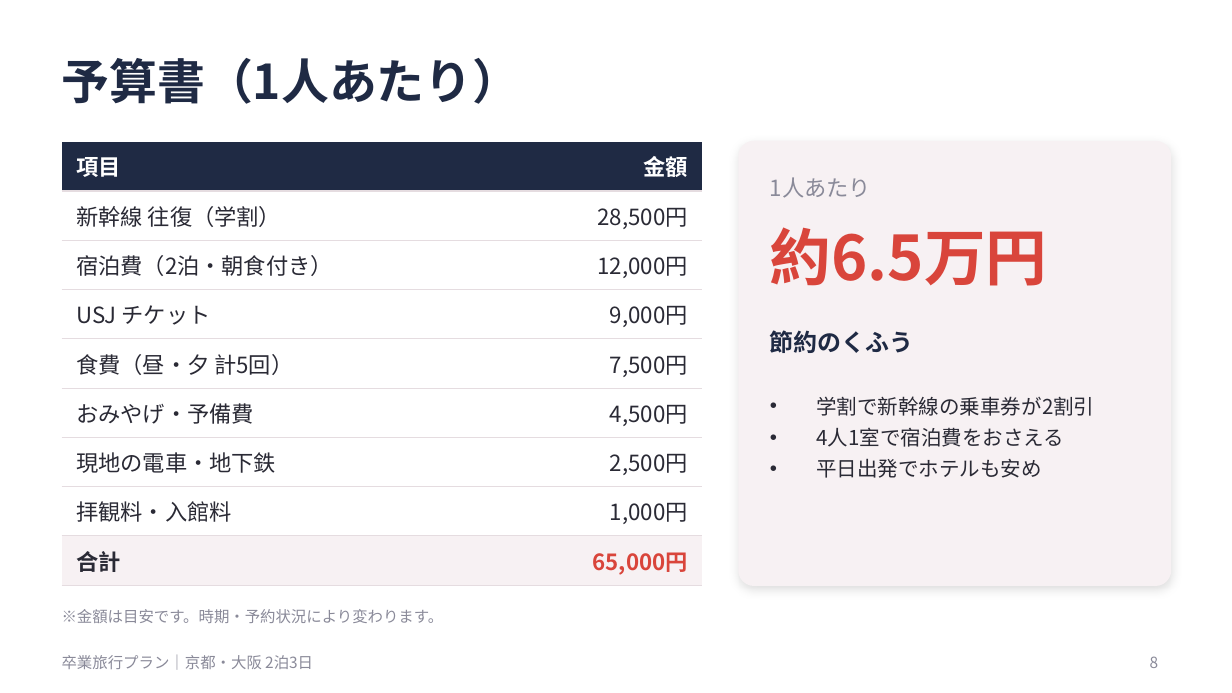
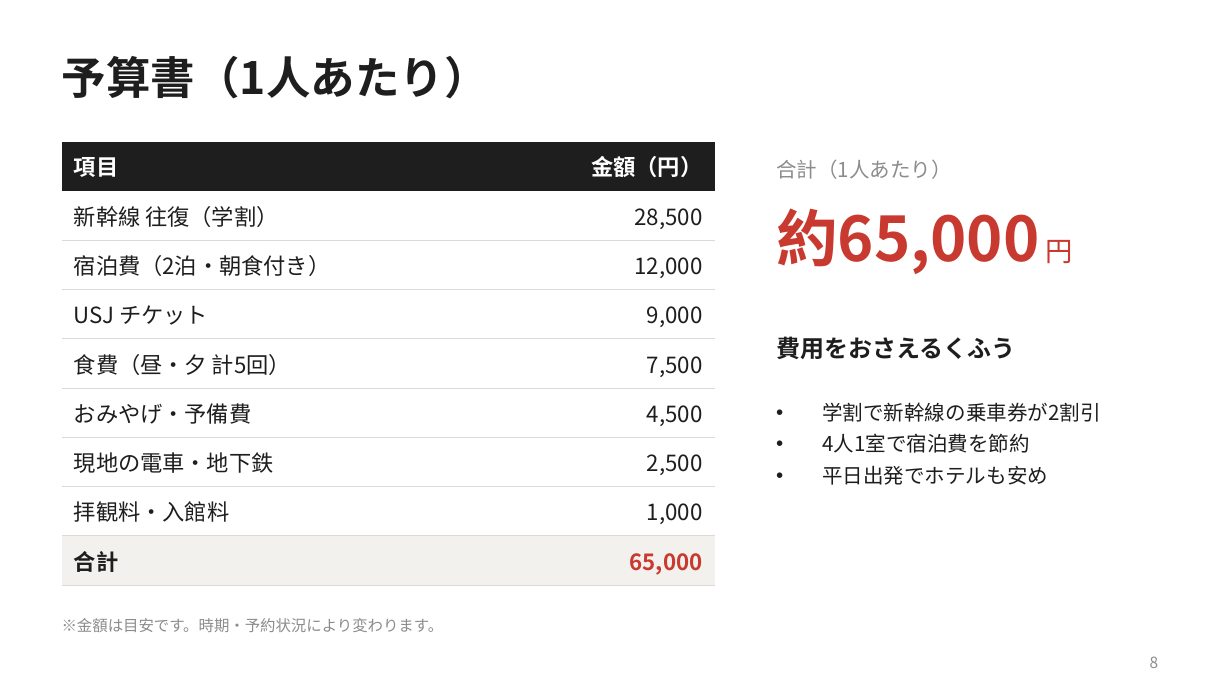
Before and after one commit to devnull0316/devnull-studio, a slide deck: slide 8 of 卒業旅行課題/卒業旅行プラン.pptx. Drawn at 1232x693 pixels with LibreOffice and Linux fonts; fonts in the diff are those of the drawing. Boxes give left, top, right and bottom in pixels: in the first picture for what was removed or moved away, otherwise in the second. Text is boxed around its words. In the diff, an @@ line names an element or a change of style, - is before the commit and + after.

```diff
--- a/卒業旅行課題/卒業旅行プラン.pptx
+++ b/卒業旅行課題/卒業旅行プラン.pptx
@@ title "予算書（1人あたり）" at [62,56,489,99]: size 28 to 26 pt, text colour #1F2A44 to #1E1E1E @@
@@ table at [62,142,715,579] @@
-row 1, column 2: 金額
+row 1, column 2: 金額（円）
-row 2, column 2: 28,500円
+row 2, column 2: 28,500
-row 3, column 2: 12,000円
+row 3, column 2: 12,000
-row 4, column 2: 9,000円
+row 4, column 2: 9,000
-row 5, column 2: 7,500円
+row 5, column 2: 7,500
-row 6, column 2: 4,500円
+row 6, column 2: 4,500
-row 7, column 2: 2,500円
+row 7, column 2: 2,500
-row 8, column 2: 1,000円
+row 8, column 2: 1,000
-row 9, column 2: 65,000円
+row 9, column 2: 65,000
@@ fill #1F2A44 to #1E1E1E in row 1 @@
@@ fill #FFFFFF to none in 14 cells @@
@@ fill #F7F1F3 to #F3F1EE in row 9 @@
@@ text colour #2A2A35 to #1E1E1E in "新幹線 往復（学割）", "宿泊費（2泊・朝食付き）", "USJ チケット", "食費（昼・夕 計5回）" and 4 more places @@
@@ borders changed @@
@@ table: place and size @@
-table at [62,142,702,579]
+table at [62,142,715,579]
@@ rounded rectangle removed at [739,142,1170,585] @@
@@ text at [776,159,952,179]: text changed; size 13 to 12 pt; text colour #8A8A99 to #8C8C8C @@
-1人あたり
+合計（1人あたり）
@@ text at [776,208,1073,274]: text changed; text colour #D9453B to #C8392F @@
-約6.5万円
+約65,000 円
@@ text at [776,336,1015,359]: text changed; text colour #1F2A44 to #1E1E1E @@
-節約のくふう
+費用をおさえるくふう
@@ text at [822,402,1100,485]: text colour #2A2A35 to #1E1E1E in "学割で新幹線の乗車券が2割引", "平日出発でホテルも安め" @@
@@ text at [822,433,1030,453]: text changed; text colour #2A2A35 to #1E1E1E @@
-• 4人1室で宿泊費をおさえる
+• 4人1室で宿泊費を節約
@@ text "※金額は目安です。時期・予約状況により変わります。": place and size @@
-text "※金額は目安です。時期・予約状況により変わります。" at [62,609,444,623]
+text "※金額は目安です。時期・予約状況により変わります。" at [62,618,444,632]
@@ text "※金額は目安です。時期・予約状況により変わります。" at [62,618,444,632]: text colour #8A8A99 to #8C8C8C @@
@@ text removed at [62,655,313,669] @@
-卒業旅行プラン｜京都・大阪 2泊3日
```
Also in this commit, not shown: 7 other slides changed, 2 slides added, 1 slide removed, 1 other file.
